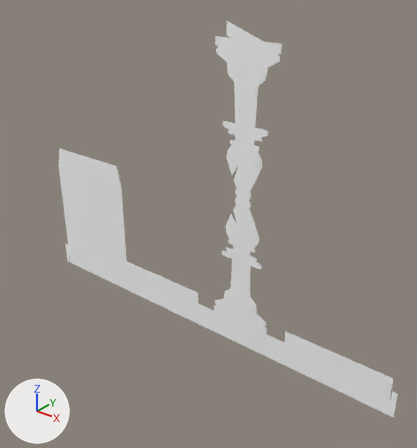
Before and after pictures for a commit that changed the Blender file models/blend/bishop.blend.
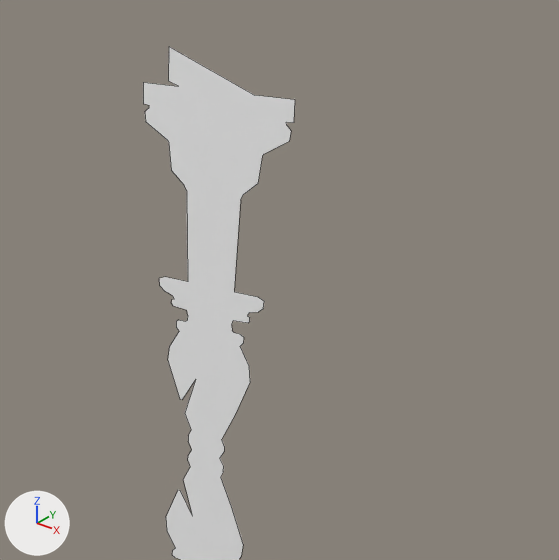
Each version is shown whole from a 50 mm lens placed at (5.18, -7.4, 6.91), pointed at (-0.47, -0.33, 2.53), then close up on the part from 37% to 95% of the width and 0% to 55% of the height. Lighting does not change. The marker at lower left points along +X, +Y and +Z. The older version's two pictures come first. The close-ups show mesh edges as thin lines.

Objects in the first close-up: 'Rook'.
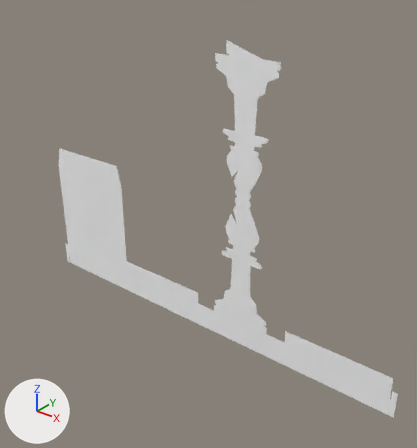
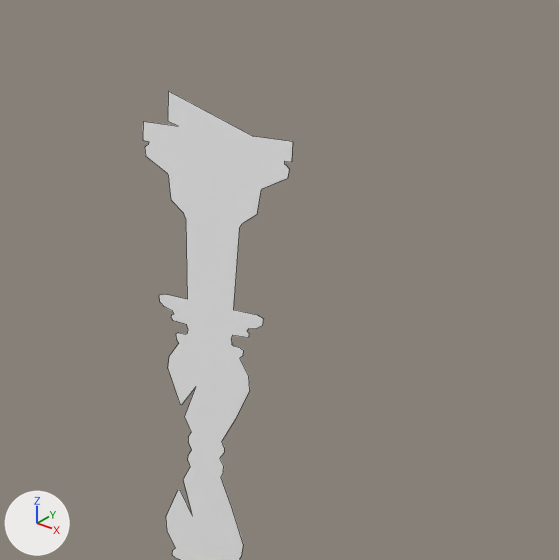
The edits, one by one:
me_メッシュ_034 is used by ob_rook; location (0.0, 0.0, 0.0).
me_メッシュ_034 had 209 vertices, 3 faces, 8 loose edges and spanned x -5.1..3.1, y -1.0..0.0, z 0.0..5.87.
me_メッシュ_034 now has 209 vertices, 3 faces, 8 loose edges and spans x -5.1..3.1, y -1.0..0.0, z 0.0..5.58.
me_メッシュ_034 part 1: all 77 vertices in x -0.6..0.61, y 0.0, z 3.13..5.87 are scaled about their middle by (1, 0.979, 0.9), then moved by (0.0, 0.0, -0.15).

Boxes [x1, y1, x2, y2] around the edits, measured in the close-ups (559 x 560 px):
'Rook', reshaped
    before: [143, 47, 295, 560]
    after: [143, 91, 293, 560]
